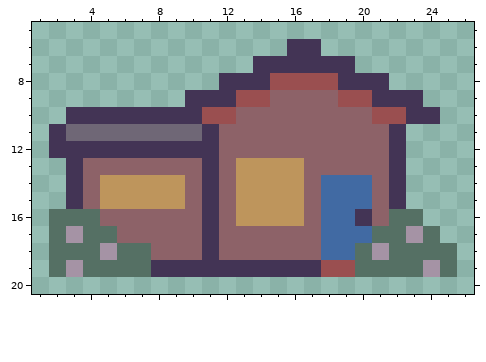
Pixel-art sprite -- public/house2_upgraded.png. That is the earlier state.
The file is 35x25 pixels. Shown: x 1..26, y 5..20.
And afterwards:
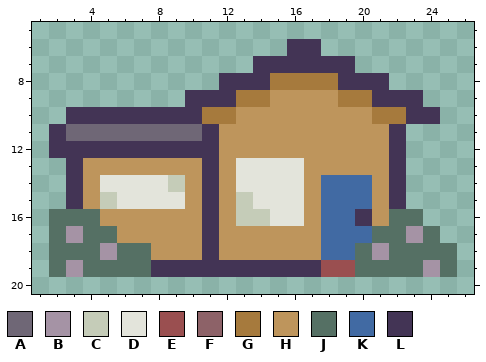
Palette (. is transparent): A #6f6776  B #a593a5  C #c5ccb8  D #e3e4db  E #9a4f50  F #8d6268  G #a67a3d  H #be955c  J #557064  K #416aa3  L #433455
Difference:
@@ x 1..26 @@
  7 .............LLLLLL.......
- 8 ...........LLLEEEELLL.....
- 9 .........LLLEEFFFFEELLL...
-10 ..LLLLLLLLEEFFFFFFFFEELL..
-11 .LAAAAAAAALFFFFFFFFFFL....
-12 .LLLLLLLLLLFFFFFFFFFFL....
-13 ..LFFFFFFFLFHHHHFFFFFL....
-14 ..LFHHHHHFLFHHHHFKKKFL....
-15 ..LFHHHHHFLFHHHHFKKKFL....
-16 .JJJFFFFFFLFHHHHFKKLFJJ...
-17 .JBJJFFFFFLFFFFFFKKKJJBJ..
-18 .JJJBJJFFFLFFFFFFKKJBJJJJ.
+ 8 ...........LLLGGGGLLL.....
+ 9 .........LLLGGHHHHGGLLL...
+10 ..LLLLLLLLGGHHHHHHHHGGLL..
+11 .LAAAAAAAALHHHHHHHHHHL....
+12 .LLLLLLLLLLHHHHHHHHHHL....
+13 ..LHHHHHHHLHDDDDHHHHHL....
+14 ..LHDDDDCHLHDDDDHKKKHL....
+15 ..LHCDDDDHLHCDDDHKKKHL....
+16 .JJJHHHHHHLHCCDDHKKLHJJ...
+17 .JBJJHHHHHLHHHHHHKKKJJBJ..
+18 .JJJBJJHHHLHHHHHHKKJBJJJJ.
 19 .JBJJJJLLLLLLLLLLEEJJJJBJ.
Pixel boxes of the changes (left, top, right, bottom) in both pictures:
changed: (83, 73, 406, 260)
